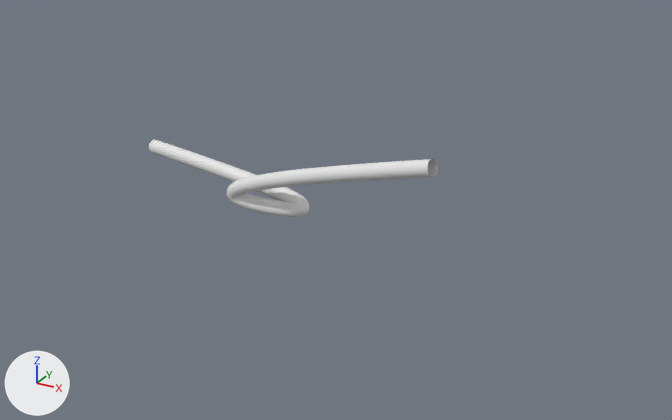
What one commit did to the Blender file Blender/schwimmnudel.blend.
Both versions are drawn from a camera (50 mm lens) standing at (2.72, -4.56, 2.36) and looking at (0.19, 0.05, 0.05). The axes (+X, +Y, +Z) are drawn at lower left. The lights are the same throughout.
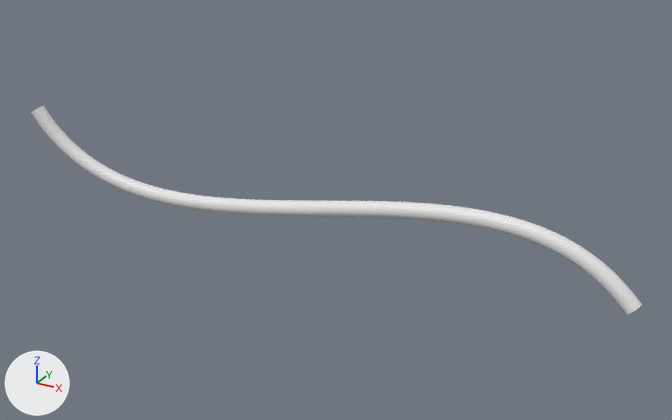
What changed in the scene script:
```text
Change cu_nurbspath_001:
    where _sp = cu_nurbspath_001.splines.new('NURBS'); _sp.points.add(4)
    remove _sp.points.foreach_set('co', [0.92, -0.207, 0.552, 1.0, -2.07, 0.22, -0.296, 1.0, 0.0, 0.0, 0.0, 1.0, 1.0, 0.0, 0.0, 1.0, -1.42, 0.292, 0.114, 1.0])
    add _sp.points.foreach_set('co', [-2.362, -0.684, 0.536, 1.0, -2.07, 0.22, -0.296, 1.0, 0.0, 0.0, 0.0, 1.0, 1.0, 0.0, 0.0, 1.0, 1.402, 0.43, -0.627, 1.0])
Change ob_nurbspath:
    ob_nurbspath.location: (0.0, 0.0, 0.0) -> (0.476, 0.0, 0.263)
    ob_nurbspath.rotation_euler: (0.0, 0.0, 0.0) -> (-0.712, -0.282, 0.0)  # degrees (0, 0, 0) -> degrees (-41, -16, 0)
```

Location of each change, [x1, y1, x2, y2] in pixels of the pictures (672 x 420 px):
'NurbsPath', reshaped, moved, turned: before [149, 140, 438, 217]; after [31, 105, 642, 315]
